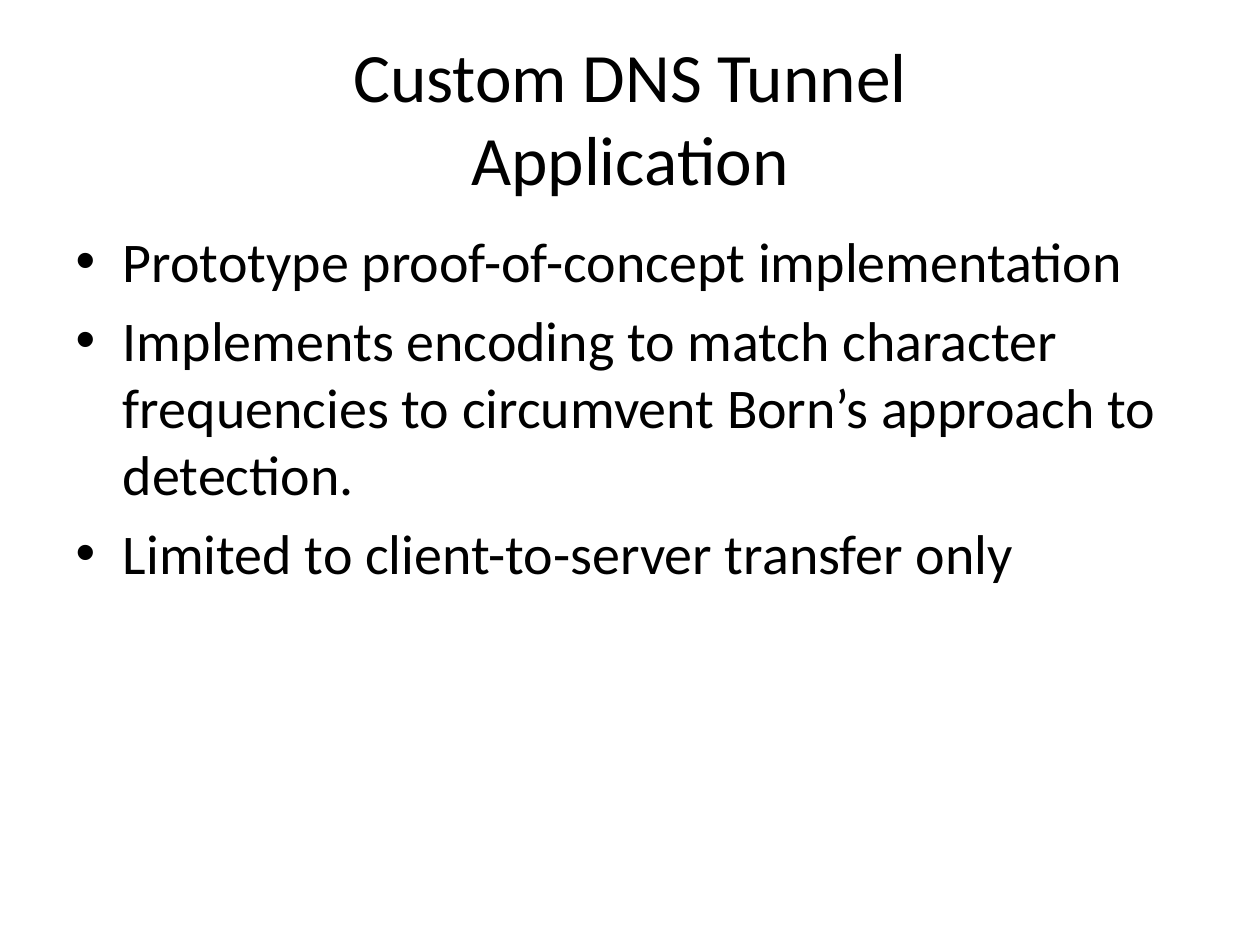
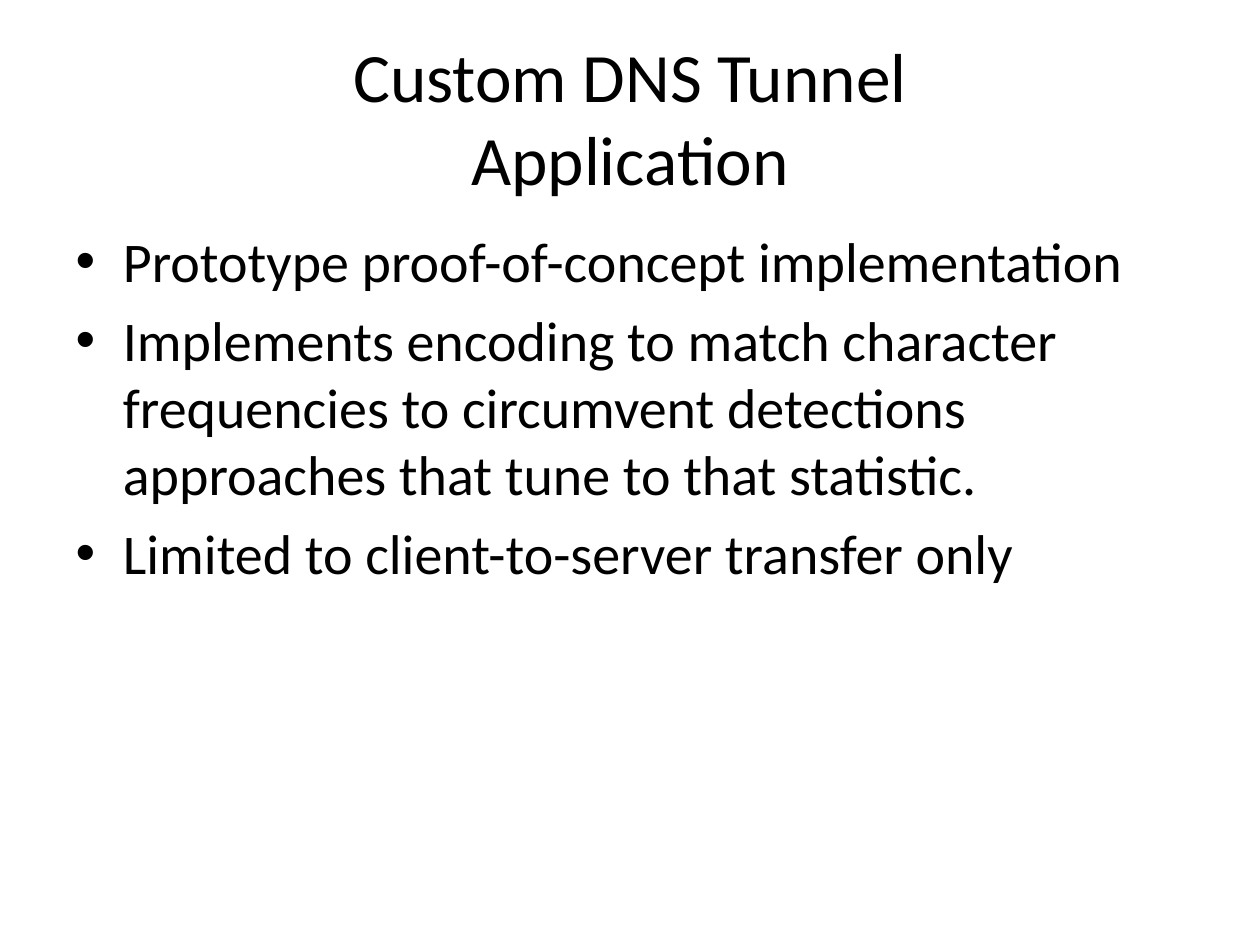
Before and after one commit to Riebart/MSc-Thesis, a slide deck: slide 10 of Defense.pptx. Drawn at 1260x945 pixels with LibreOffice and Linux fonts; fonts in the diff are those of the drawing. Boxes give left, top, right and bottom in pixels: in the first picture for what was removed or moved away, otherwise in the second. Text is boxed around its words. In the diff, an @@ line names an element or a change of style, - is before the commit and + after.

```diff
--- a/Defense.pptx
+++ b/Defense.pptx
@@ text at (x1=123, y1=322, x2=1056, y2=504): text changed @@
-• Implements encoding to match character frequencies to circumvent Born’s approach to detection.
+• Implements encoding to match character frequencies to circumvent detections approaches that tune to that statistic.
```
Also in this commit, not shown: 3 other slides changed, 1 slide added, 2 other files.
